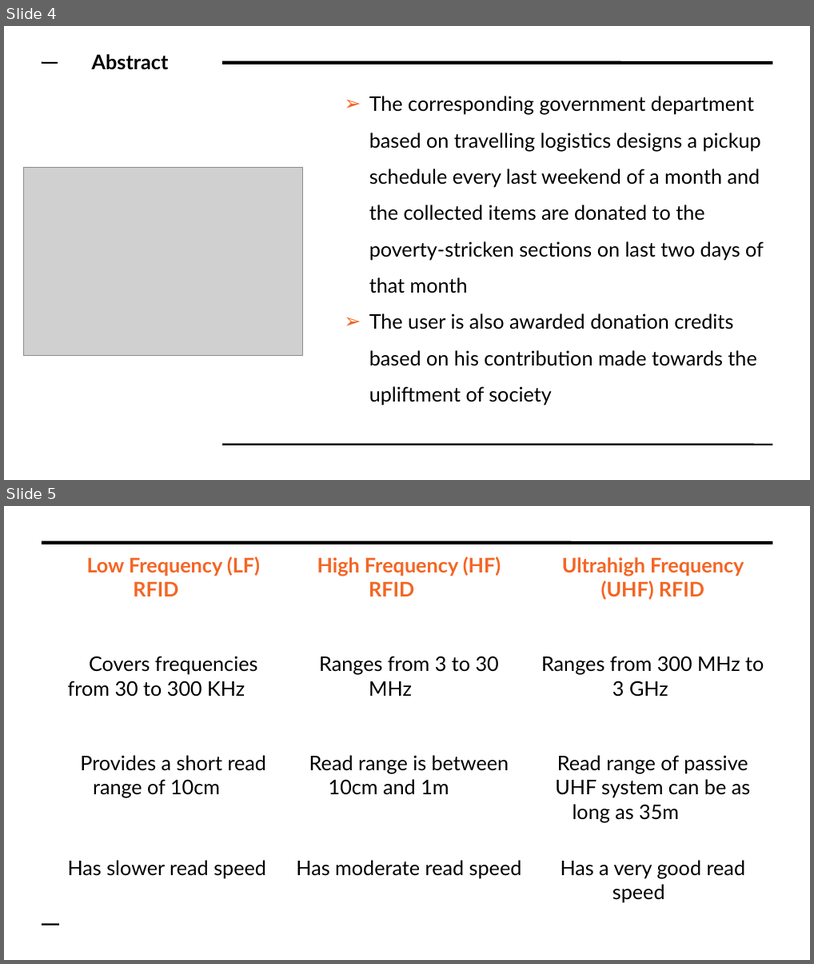
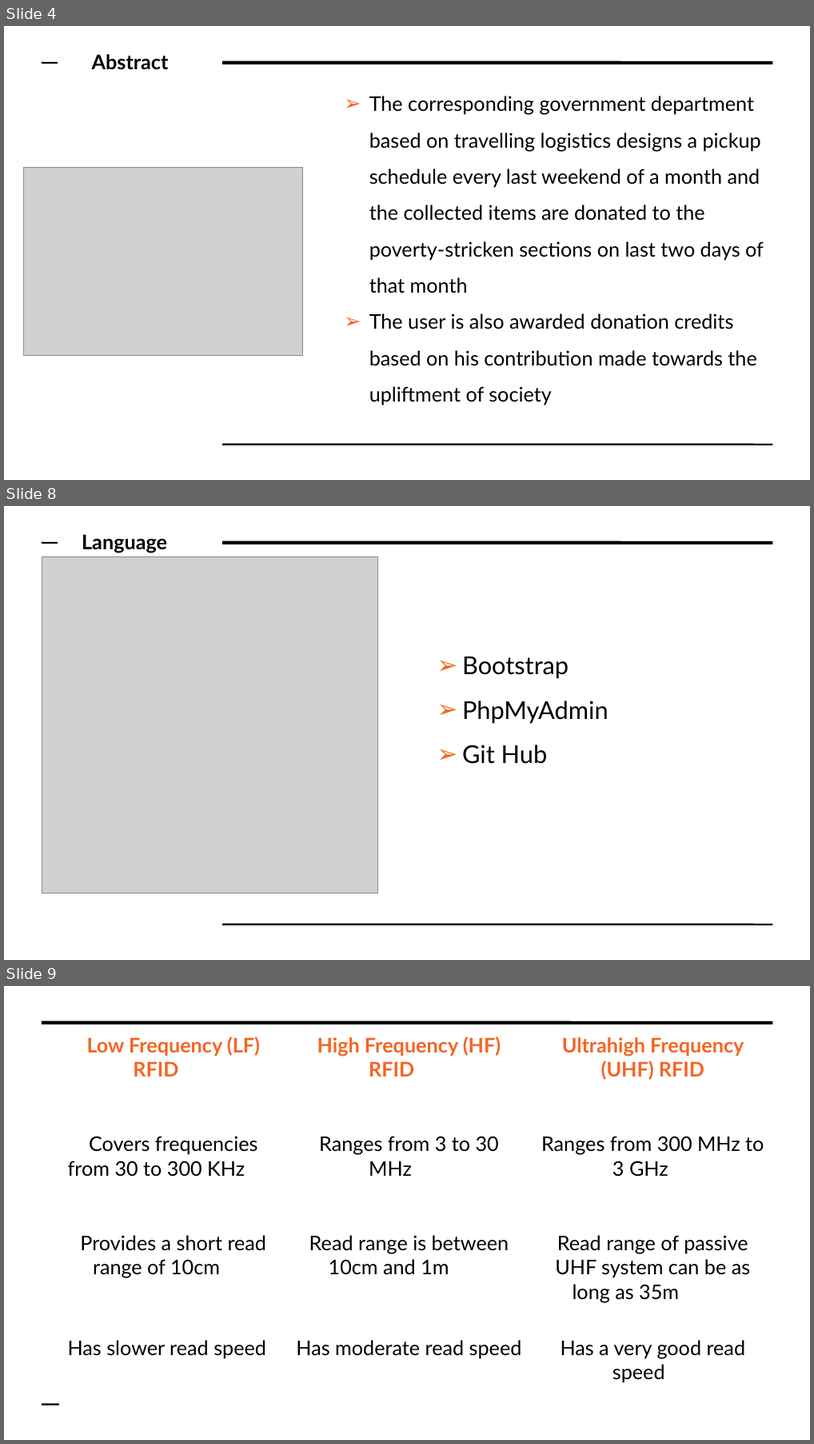
Before and after one commit to Saumya-Mishra9129/hackathon2019, a slide deck: Hackfest.odp. Shown one above the other, each under a label of ours: slides 4 and 5 before the commit, slides 4, 8 and 9 after it; the slides between them are not shown. The pictures are 814x964 and 814x1444 pixels, drawn with LibreOffice and Linux fonts; fonts in the diff are those of the drawing; grey boxes stand for pictures. Boxes give left, top, right and bottom in pixels: in the first picture for what was removed or moved away, otherwise in the second. Text is boxed around its words. In the diff, an @@ line names an element or a change of style, - is before the commit and + after.

Commit message:
ppt updated

```diff
--- a/Hackfest.odp
+++ b/Hackfest.odp
@@ slide 8 added at box(4, 506, 810, 960), background #FFFFFF; not listed: 3 template elements that a slide beside it also shows @@
@@ text added at box(82, 534, 167, 553), 18 pt, text #000000, bold @@
+Language
@@ picture added at box(42, 557, 378, 893) @@
@@ text added at box(462, 656, 609, 764), 22 pt, text #000000 @@
+➢ Bootstrap
+➢ PhpMyAdmin
+➢ Git Hub
@@ what was slide 5 is now slide 9 @@
```
Also in this commit, not shown: 3 other slides added.
